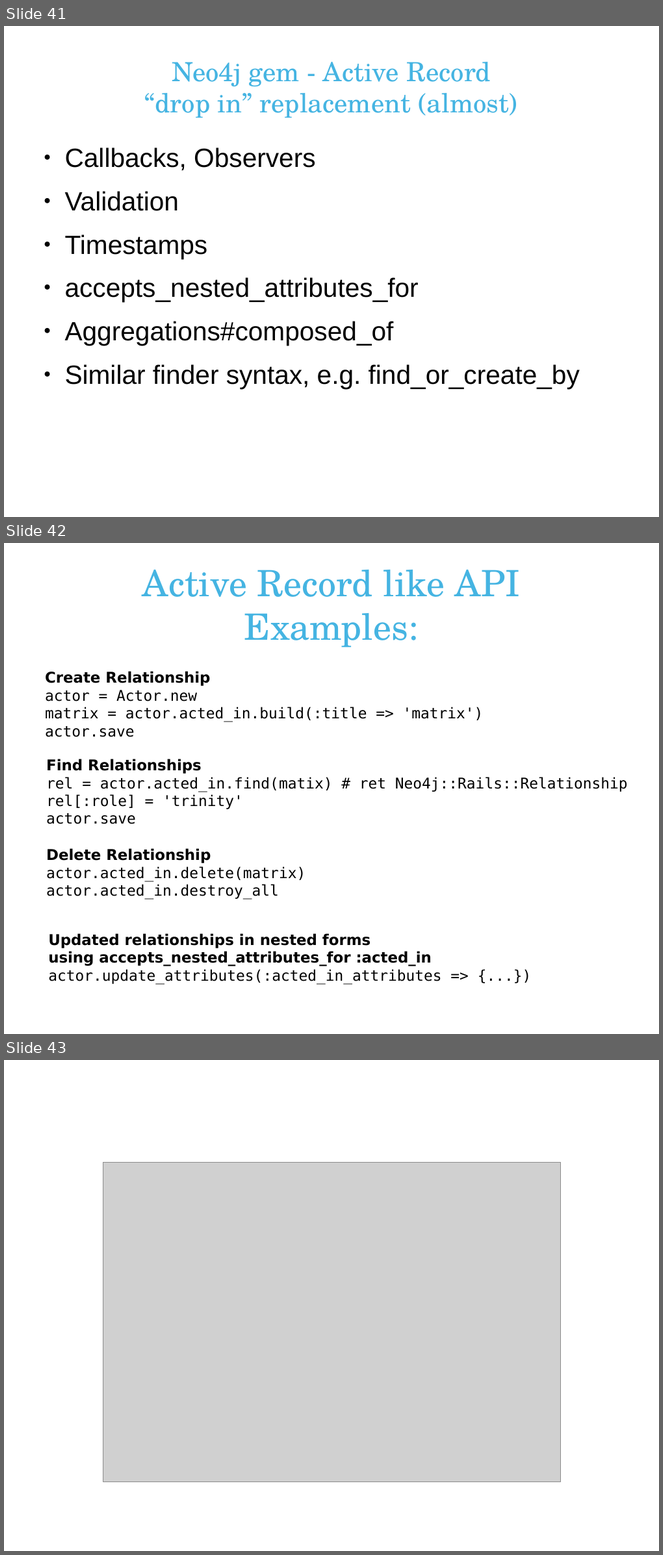
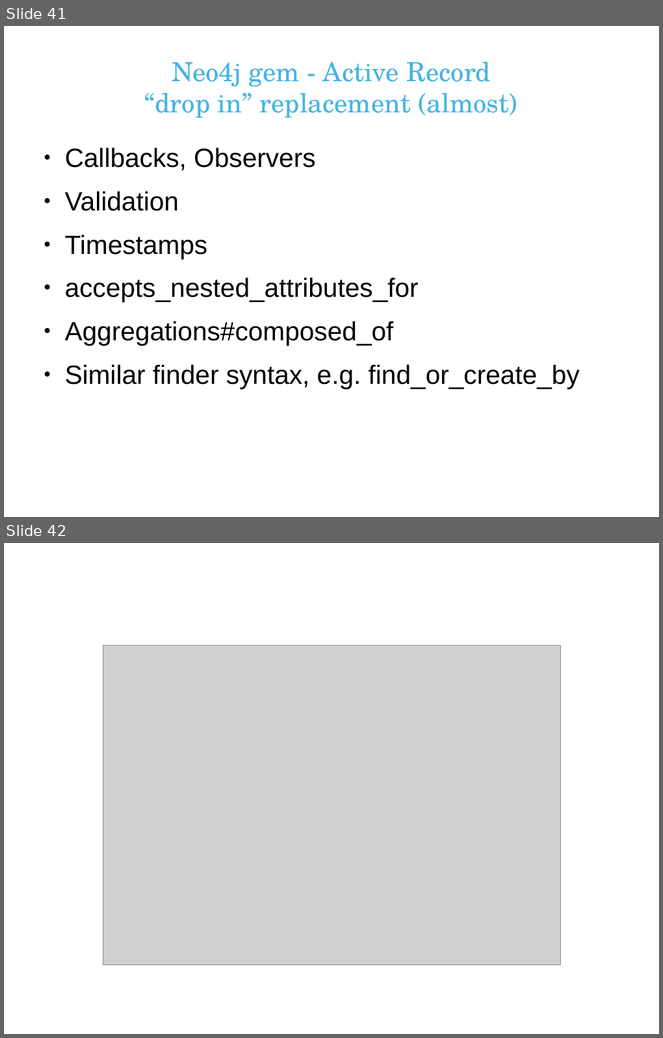
Before and after one commit to andreasronge/andreasronge.github.com, a slide deck: JRubyConf.odp. Shown one above the other, each under a label of ours: slides 41, 42 and 43 before the commit, slides 41 and 42 after it. The pictures are 663x1555 and 663x1038 pixels, drawn with LibreOffice and Linux fonts; fonts in the diff are those of the drawing; grey boxes stand for pictures; background and template pictures are left out. Boxes give left, top, right and bottom in pixels: in the first picture for what was removed or moved away, otherwise in the second. Text is boxed around its words. In the diff, an @@ line names an element or a change of style, - is before the commit and + after.

```diff
--- a/JRubyConf.odp
+++ b/JRubyConf.odp
@@ slide 42 removed at [4,543,659,1034], background #FFFFFF @@
@@ title removed at [142,570,520,648] @@
-Active Record like API
-Examples:
@@ text removed at [45,671,484,737] @@
-Create Relationship
-actor = Actor.new
-matrix = actor.acted_in.build(:title => 'matrix')
-actor.save
@@ text removed at [46,759,628,824] @@
-Find Relationships
-rel = actor.acted_in.find(matix) # ret Neo4j::Rails::Relationship
-rel[:role] = 'trinity'
-actor.save
@@ text removed at [46,849,306,900] @@
-Delete Relationship
-actor.acted_in.delete(matrix)
-actor.acted_in.destroy_all
@@ text removed at [48,934,441,985] @@
-Updated relationships in nested forms
-using accepts_nested_attributes_for :acted_in
-actor.update_attributes(:acted_in_attributes => {...})
@@ what was slide 43 is now slide 42 @@
```
Also in this commit, not shown: 2 slides changed.
